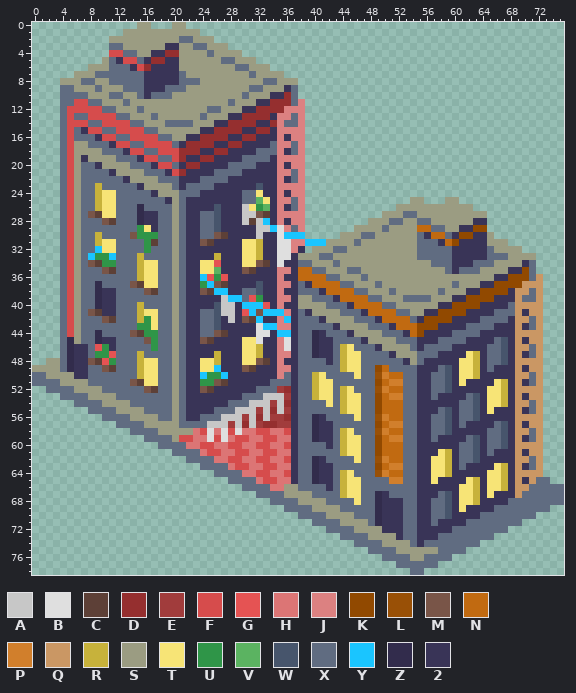
A sprite sheet gets an edit: assets/buildings/large-apartment-1.png. The picture above is the old version.
The file is 228x237 pixels, drawn in blocks of 3x3; one block is one cell here.
Palette (. is transparent): A #c7c7c7  B #dfdfdf  C #5d4037  D #952f2f  E #a13c3c  F #d64c4c  G #e55353  H #dc7575  J #dc8181  K #914900  L #995006  M #795548  N #c16a11  P #d17f2c  Q #ca9764  R #c7b23b  S #9b9c82  T #f7e476  U #2f9548  V #5bb361  W #47556c  X #606c81  Y #1ac5ff  Z #322c4c  2 #393457
The result:
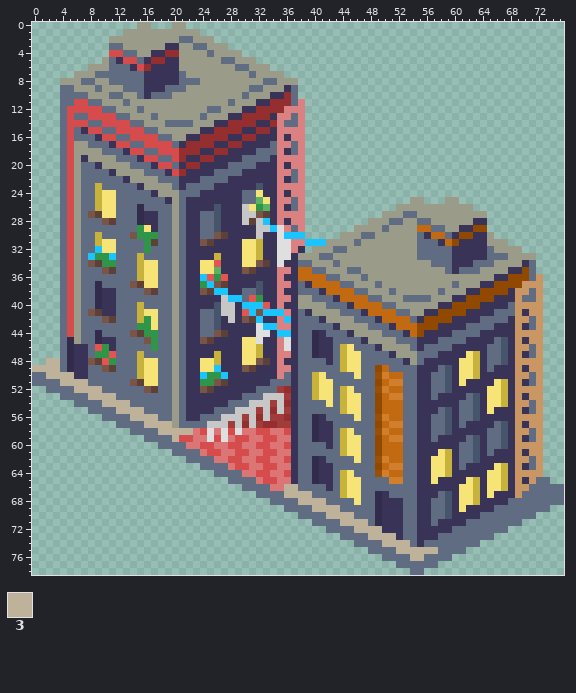
Colours new in this view: 3 #bfb29b
From old to new:
colour S: #9b9c82 -> #9b9b89
Changed rows in their new state; - is a pixel that keeps its letter.
first column x 0:
48 --33-------------------
49 3333-------------------
50 --3333-----------------
51 ----3333---------------
52 ------3333-------------
53 --------3333-----------
54 ----------3333---------
55 ------------3333-------
56 --------------3333-----
57 ----------------3333---
58 ------------------33333
59 --------------------3--
first column x 36:
66 33--------------------
67 3333------------------
68 --3333----------------
69 ----3333--------------
70 ------3333------------
71 --------3333----------
72 ----------3333--------
73 ------------3333------
74 --------------3333----
75 ----------------333333
76 ------------------33--
Changed places in both pictures, as pixel boxes (x1, y1, x2, y2):
changed: (60, 22, 298, 141)
changed: (32, 141, 193, 442)
changed: (298, 197, 536, 365)
changed: (284, 484, 438, 561)
